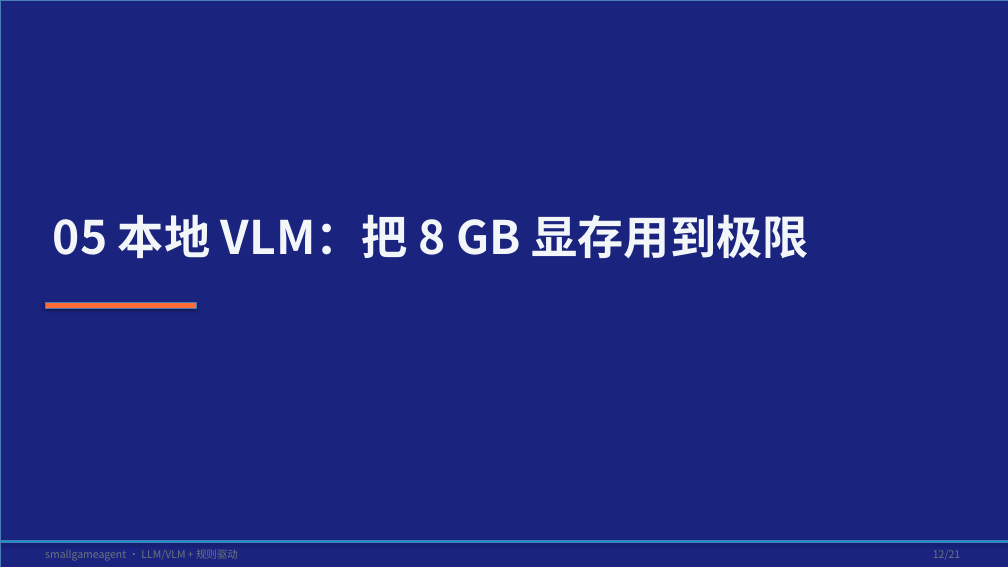
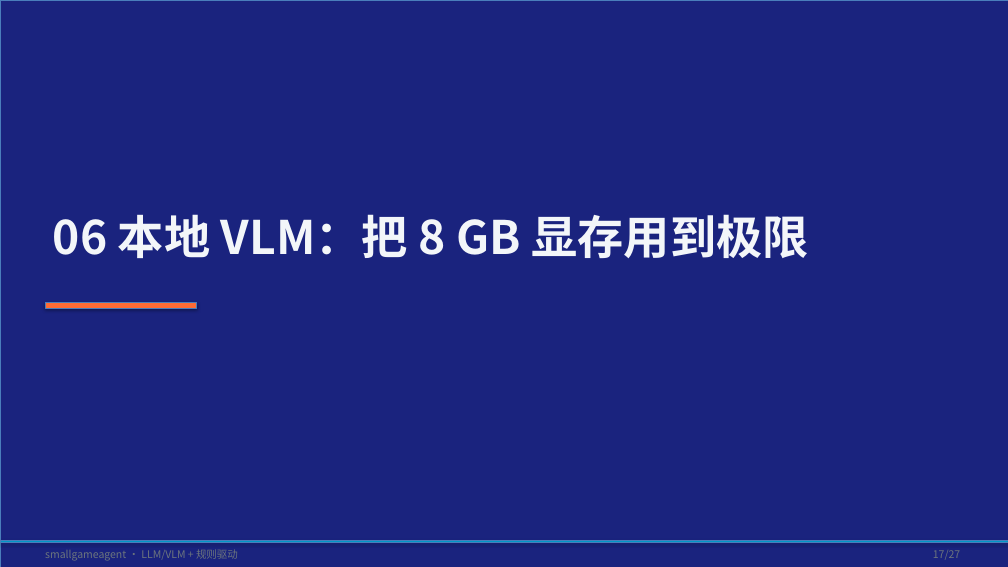
Before and after one commit to tzhazuma/smallgameagent, a slide deck: slide 17 of reports/smallgameagent_report.pptx (slide 12 before the commit). Drawn at 1008x567 pixels with LibreOffice and Linux fonts; fonts in the diff are those of the drawing. Boxes give left, top, right and bottom in pixels: in the first picture for what was removed or moved away, otherwise in the second. Text is boxed around its words. In the diff, an @@ line names an element or a change of style, - is before the commit and + after.

```diff
--- a/reports/smallgameagent_report.pptx
+++ b/reports/smallgameagent_report.pptx
@@ text at box(53, 214, 809, 258): text changed @@
-05 本地 VLM：把 8 GB 显存用到极限
+06 本地 VLM：把 8 GB 显存用到极限
@@ text at box(933, 550, 960, 559): text changed @@
-12/21
+17/27
```
Also in this commit, not shown: 19 other slides changed, 7 slides added, 1 slide removed, 16 other files.
